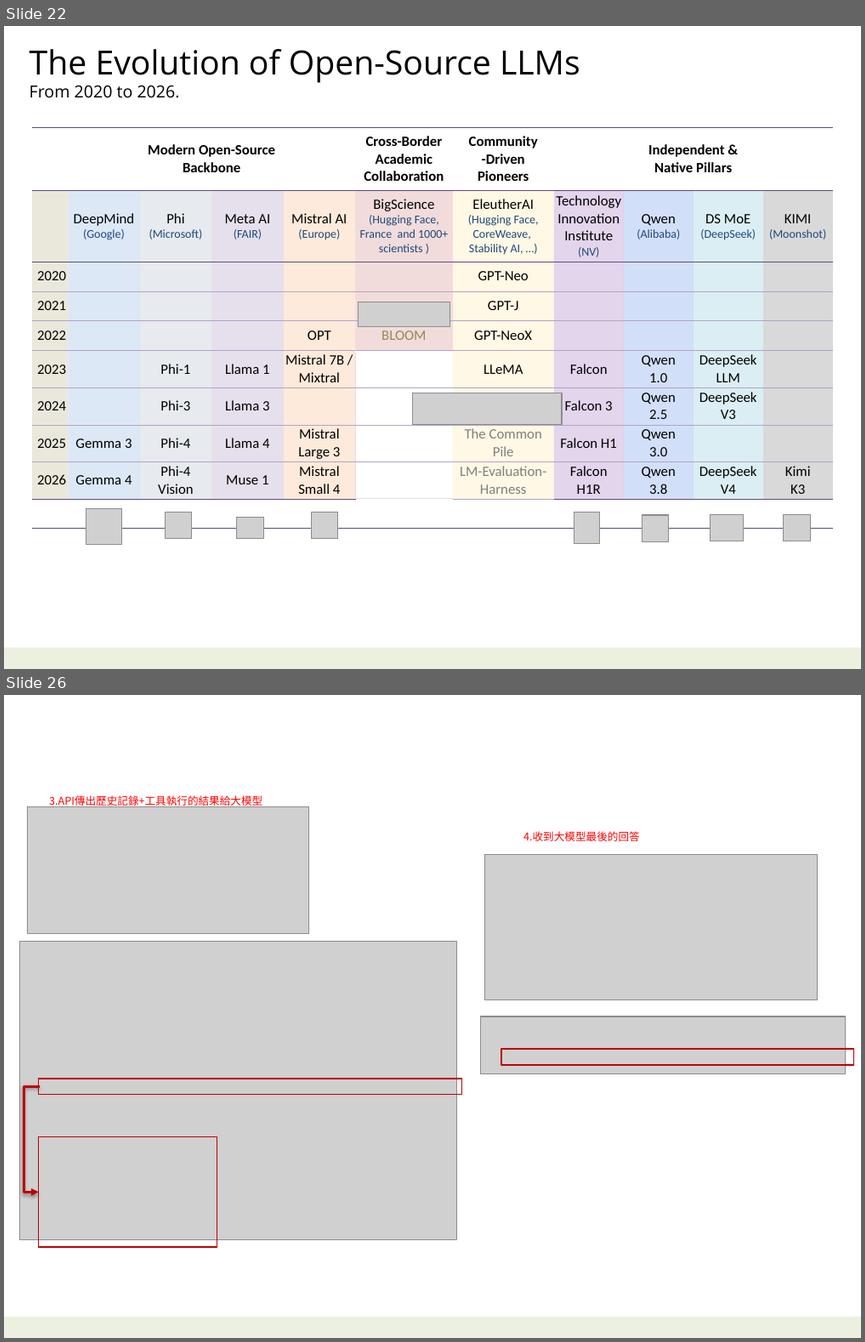
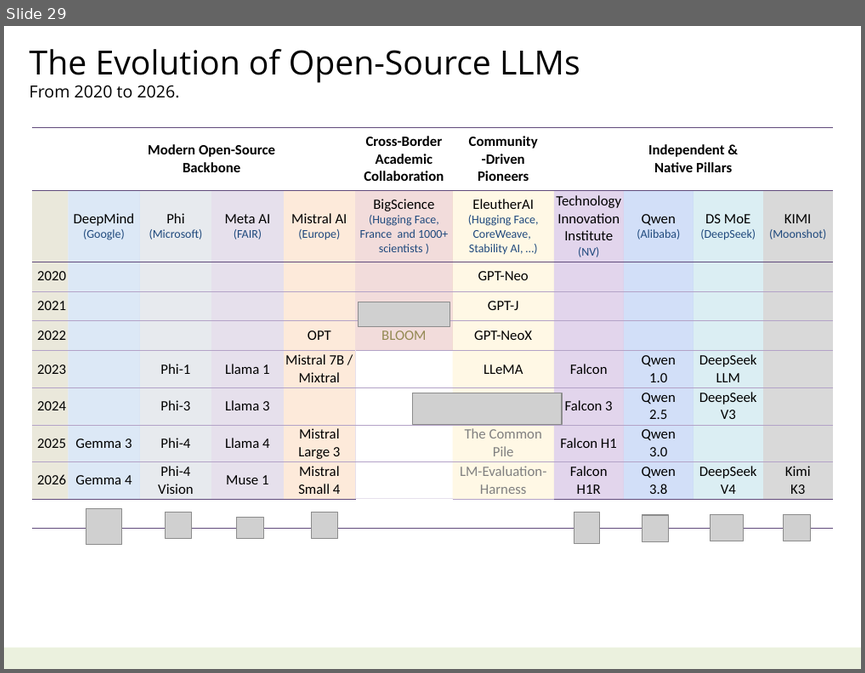
Before and after one commit to navibator/crazy-ai, a slide deck: ai-seepseek.pptx. Shown one above the other, each under a label of ours: slides 22 and 26 before the commit, slide 29 after it; the slides between them are not shown. The pictures are 865x1342 and 865x673 pixels, drawn with LibreOffice and Linux fonts; fonts in the diff are those of the drawing; grey boxes stand for pictures. Boxes give left, top, right and bottom in pixels: in the first picture for what was removed or moved away, otherwise in the second. Text is boxed around its words. In the diff, an @@ line names an element or a change of style, - is before the commit and + after.

```diff
--- a/ai-seepseek.pptx
+++ b/ai-seepseek.pptx
@@ slide 26 removed at (4,695,861,1338), background #FFFFFF; not listed: 1 template element that a slide beside it also shows @@
@@ text removed at (49,795,262,807) @@
-3.API傳出歷史記錄+工具執行的結果給大模型
@@ picture removed at (28,807,309,934) @@
@@ text removed at (523,831,640,841) @@
-4.收到大模型最後的回答
@@ picture removed at (484,855,818,1001) @@
@@ picture removed at (19,941,456,1239) @@
@@ picture removed at (480,1016,846,1074) @@
@@ rectangle removed at (501,1049,853,1065) @@
@@ elbow arrow removed from (39, 1087) to (38, 1192) @@
@@ rectangle removed at (38,1078,461,1094) @@
@@ rectangle removed at (38,1136,216,1247) @@
@@ what was slide 22 is now slide 29 @@
```
Also in this commit, not shown: 3 slides changed, 7 slides added, 5 other slides removed, 2 other files.
